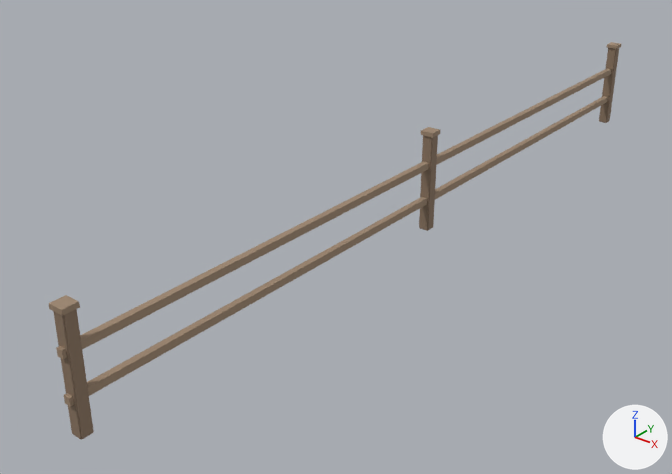
Two versions of the glTF model public/models/fence.glb, one commit apart.
Both versions are drawn from a 50 mm lens placed at (5.43, -3.5, 4.74), pointed at (-0.64, 4.09, 0.03). The axes (+X, +Y, +Z) are drawn at lower right. The lights are the same throughout. The older version comes first. Where no turn or scale is listed for an object, it has been applied to the vertices. Vertices at exactly the same position are counted once.

In view in the first picture: 'Cap_0', 'Cap_1', 'Cap_2', 'Post_0', 'Post_1', 'Post_2', 'Rail_Hi', 'Rail_Lo'.
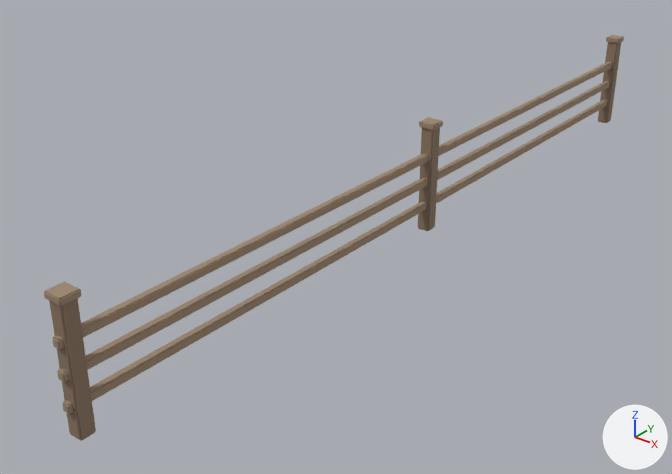
Where the change shows, as pixel boxes [x1, y1, x2, y2] in the pictures (672 x 474 px):
'Rail_Hi', moved: before [56, 68, 611, 359]; after [52, 62, 612, 350]
'Rail_Lo', moved: before [64, 96, 608, 407]; after [62, 100, 607, 414]
'Rail_Mid', added: after [58, 81, 610, 382]
'Post_0', reshaped, moved (14% wider, 9% taller): before [53, 309, 94, 440]; after [49, 298, 96, 441]
'Post_1', moved: before [419, 135, 438, 231]; after [418, 128, 440, 231]
'Post_2', moved: before [599, 48, 619, 123]; after [598, 42, 621, 123]
'Cap_0', moved: before [49, 295, 80, 316]; after [44, 282, 81, 306]
'Cap_1', moved: before [421, 127, 441, 138]; after [419, 117, 443, 130]
'Cap_2', moved: before [607, 42, 621, 49]; after [606, 35, 624, 43]

Edits to the bpy script that builds the scene:
```text
Change me_post_0:
    used by ob_post_0; location = (0.0, 0.0, 0.59)
    remove me_post_0.from_pydata(...)  # 32 vertices, 60 faces; spans x -0.065..0.065, y -0.065..0.065, z -0.59..0.59
    add me_post_0.from_pydata(...)  # 32 vertices, 60 faces; spans x -0.08..0.08, y -0.08..0.08, z -0.64..0.64
    me_post_0 part 1: 32 of 32 vertices moved; they spanned x -0.065..0.065, y -0.065..0.065, z -0.59..0.59 and now span x -0.08..0.08, y -0.08..0.08, z -0.64..0.64; mean shift (0.0, 0.0, 0.0)
Add me_rail_mid:
    me_rail_mid.from_pydata(...)  # 32 vertices, 60 faces; spans x -0.04..0.04, y -5.12..5.12, z -0.04..0.04
    me_rail_mid.materials.append(mat_mat_rail)  # brown #9e866f
Change ob_cap_0:
    ob_cap_0.location: (0.0, 0.0, 1.2) -> (0.0, 0.0, 1.3)
Change ob_cap_1:
    ob_cap_1.location: (0.0, 5.0, 1.2) -> (0.0, 5.0, 1.3)
Change ob_cap_2:
    ob_cap_2.location: (0.0, 10.0, 1.2) -> (0.0, 10.0, 1.3)
Change ob_post_0:
    ob_post_0.location: (0.0, 0.0, 0.59) -> (0.0, 0.0, 0.64)
Change ob_post_1:
    ob_post_1.location: (0.0, 5.0, 0.59) -> (0.0, 5.0, 0.64)
Change ob_post_2:
    ob_post_2.location: (0.0, 10.0, 0.59) -> (0.0, 10.0, 0.64)
Change ob_rail_hi:
    ob_rail_hi.location: (0.0, 5.0, 0.82) -> (0.0, 5.0, 0.92)
Change ob_rail_lo:
    ob_rail_lo.location: (0.0, 5.0, 0.38) -> (0.0, 5.0, 0.32)
Add ob_rail_mid:
    ob_rail_mid = bpy.data.objects.new('Rail_Mid', me_rail_mid)
    ob_rail_mid.location = (0.0, 5.0, 0.62)
```
